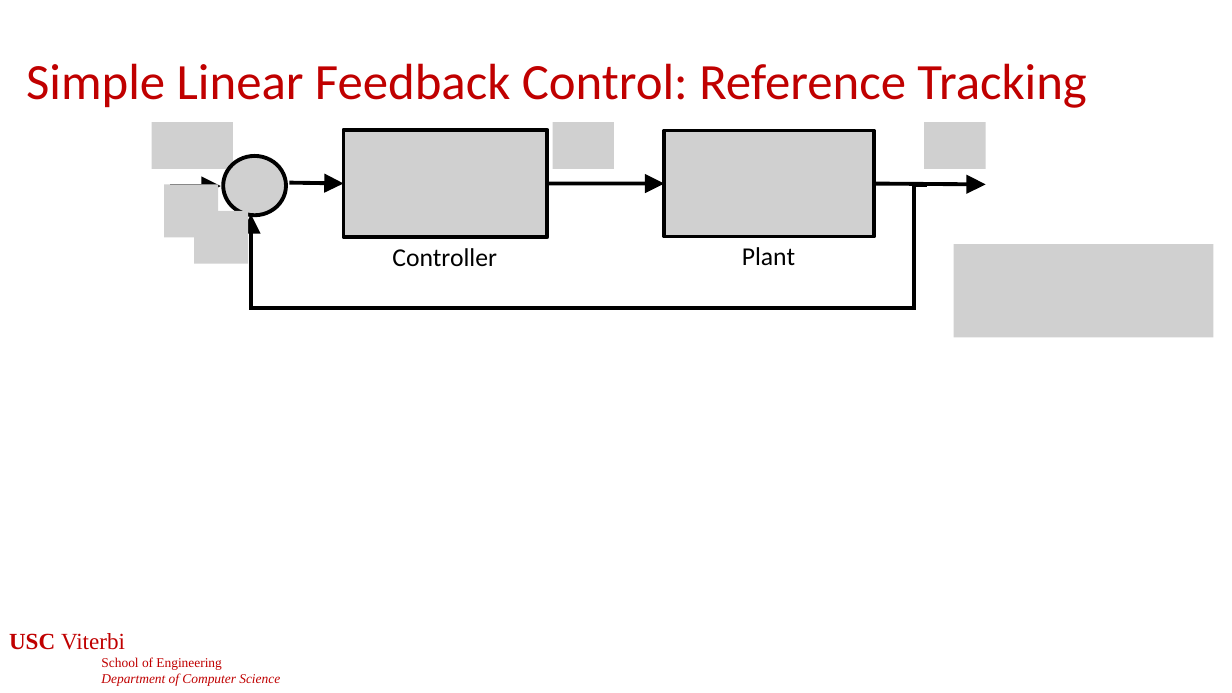
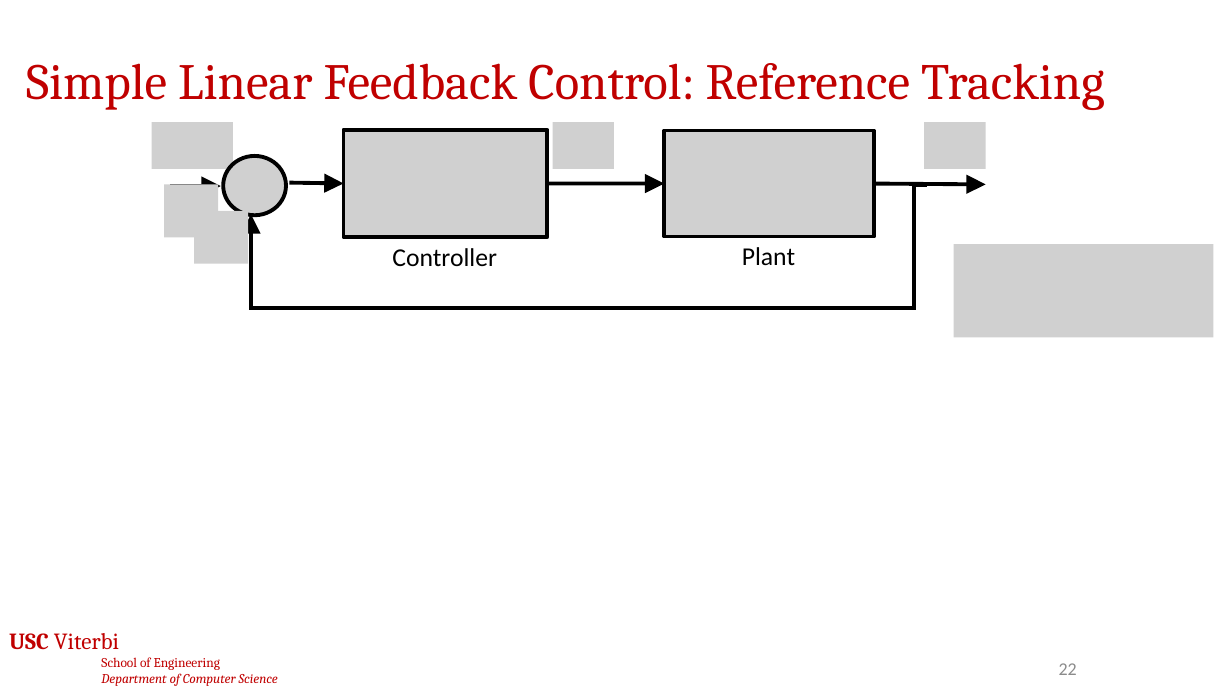
Before and after one commit to jdeshmukh/jdeshmukh.github.io, a slide deck: slide 22 of teaching/cs513-autocps-fall-2026/slides/5-Control.pptx. Drawn at 1232x693 pixels with LibreOffice and Linux fonts; fonts in the diff are those of the drawing; grey boxes stand for pictures; background and template pictures are left out. Boxes give left, top, right and bottom in pixels: in the first picture for what was removed or moved away, otherwise in the second. Text is boxed around its words. In the diff, an @@ line names an element or a change of style, - is before the commit and + after.

```diff
--- a/teaching/cs513-autocps-fall-2026/slides/5-Control.pptx
+++ b/teaching/cs513-autocps-fall-2026/slides/5-Control.pptx
@@ title "Simple Linear Feedback Control: Reference ..." at [26, 63, 1105, 110]: font Calibri to Cambria @@
@@ text "USC Viterbi" at [9, 633, 278, 686]: font Times New Roman to Cambria @@
@@ page number added at [1059, 663, 1077, 675], 14 pt, text #8C8C8C @@
+22
```
Also in this commit, not shown: 72 other slides changed, 1 other file.
